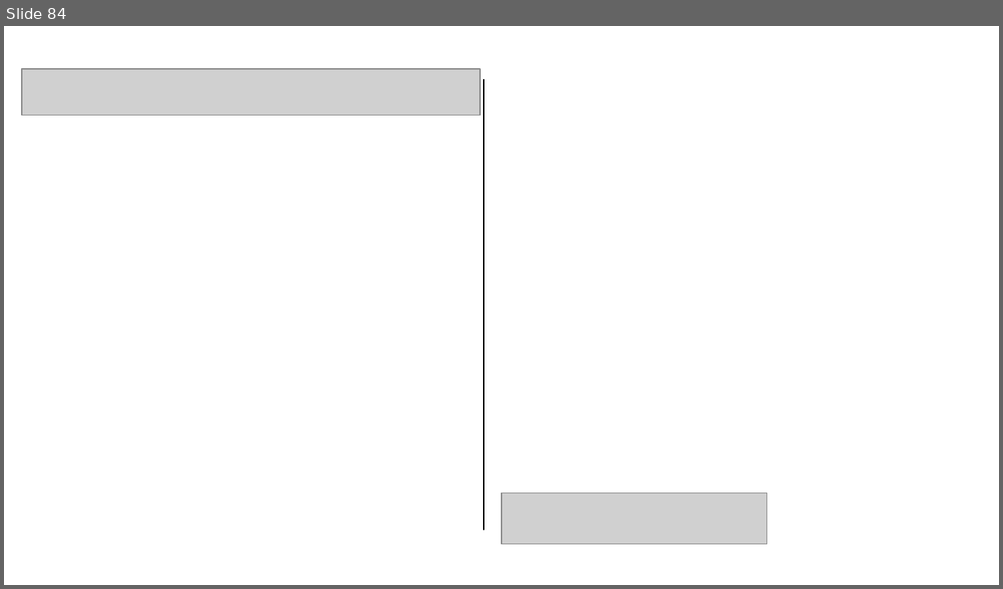
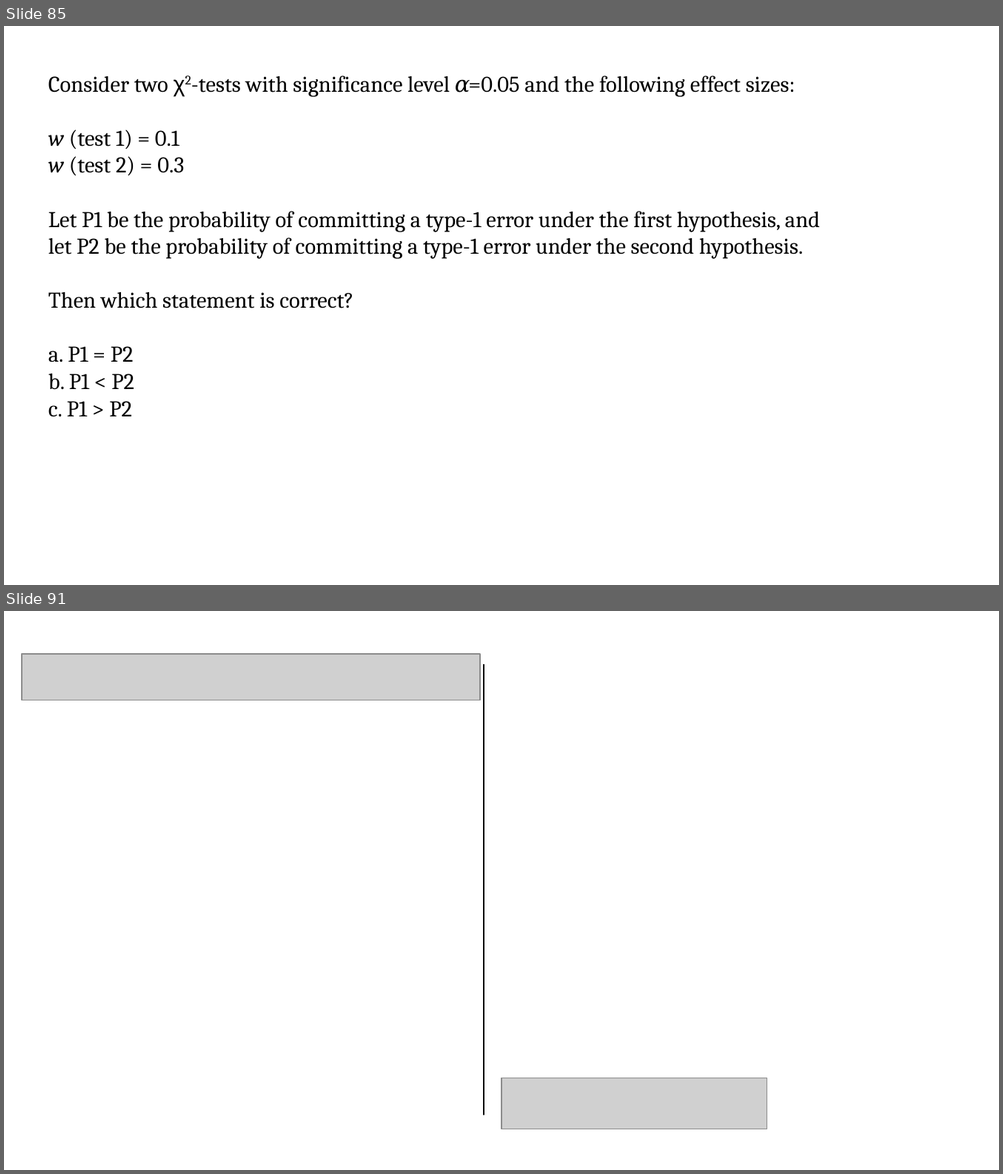
Before and after one commit to pvermees/geostats, a slide deck: slides/quizzes.odp. Shown one above the other, each under a label of ours: slide 84 before the commit, slides 85 and 91 after it; the slides between them are not shown. The pictures are 1003x589 and 1003x1174 pixels, drawn with LibreOffice and Linux fonts; fonts in the diff are those of the drawing; grey boxes stand for pictures. Boxes give left, top, right and bottom in pixels: in the first picture for what was removed or moved away, otherwise in the second. Text is boxed around its words. In the diff, an @@ line names an element or a change of style, - is before the commit and + after.

```diff
--- a/slides/quizzes.odp
+++ b/slides/quizzes.odp
@@ slide 85 added at <box>4,26,999,585</box>, background #FFFFFF @@
@@ text added at <box>48,76,819,417</box>, 18 pt, text #000000 @@
+Consider two χ2-tests with significance level 𝛼=0.05 and the following effect sizes:
+w (test 1) = 0.1
+w (test 2) = 0.3
+Let P1 be the probability of committing a type-1 error under the first hypothesis, and
+let P2 be the probability of committing a type-1 error under the second hypothesis.
+Then which statement is correct?
+a. P1 = P2
+b. P1 < P2
+c. P1 > P2
@@ what was slide 84 is now slide 91 @@
```
Also in this commit, not shown: 6 other slides added, 8 other files.
